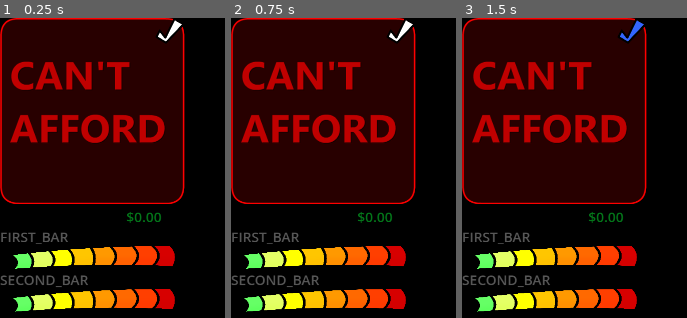
Above: before the commit, frames 1-3 (left to right).
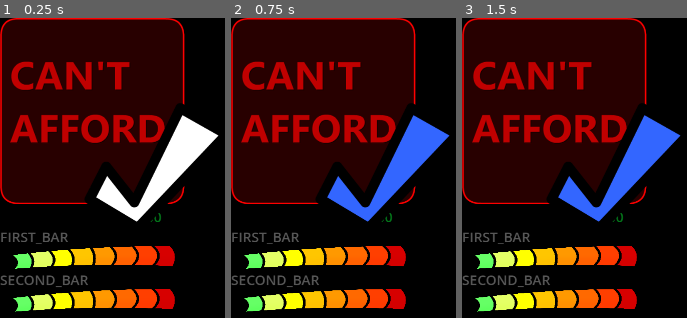
Above: after the commit, the same moments.

Repository: 100-Devs-1-Game/FlightOfHarmony
Game: Godot game, scene res://shop/upgrade_component.tscn
The game is run twice, just before and just after one commit, with the same random seed, the same clock (stepped at 60 frames per second) and the same inputs. This scene is started directly instead of the project's main scene.
Inputs (mouse positions are in pixels of both pictures, inside the frame that each line leads up to; where the layout moved, square brackets give the same spot in the first picture):
- Up to frame 1 (0.25 s): no input
- Up to frame 2 (0.75 s): click (323, 111) at 0.5 s
- Up to frame 3 (1.5 s): click (554, 111) [633, 33] at 1.25 s

The runs differ from the first frame. In frame 1, 9.0% of the frame differs, in the area x 37-98%, y 0-69%; in frame 2, 9.0%; in frame 3, 9.0%.

Commit message:
Increase tick button size

Diff:
--- a/src/shop/upgrade_component.tscn
+++ b/src/shop/upgrade_component.tscn
@@ -45,21 +45,24 @@
 
 [node name="TickButton" type="TextureButton" parent="Selector"]
 unique_name_in_owner = true
-custom_minimum_size = Vector2(70, 70)
 layout_mode = 1
-anchors_preset = 1
-anchor_left = 1.0
-anchor_right = 1.0
-offset_left = -40.0
-offset_bottom = 40.0
-grow_horizontal = 0
+anchors_preset = 8
+anchor_left = 0.5
+anchor_top = 0.5
+anchor_right = 0.5
+anchor_bottom = 0.5
+offset_left = -20.0
+offset_top = -20.0
+offset_right = 20.0
+offset_bottom = 20.0
+grow_horizontal = 2
+grow_vertical = 2
 mouse_filter = 1
 texture_normal = ExtResource("3_jxpe0")
 texture_pressed = ExtResource("4_amml7")
 texture_hover = ExtResource("5_cuqt3")
 texture_disabled = ExtResource("6_lfv28")
 ignore_texture_size = true
-stretch_mode = 4
 
 [node name="HBoxContainer" type="HBoxContainer" parent="."]
 layout_mode = 0
